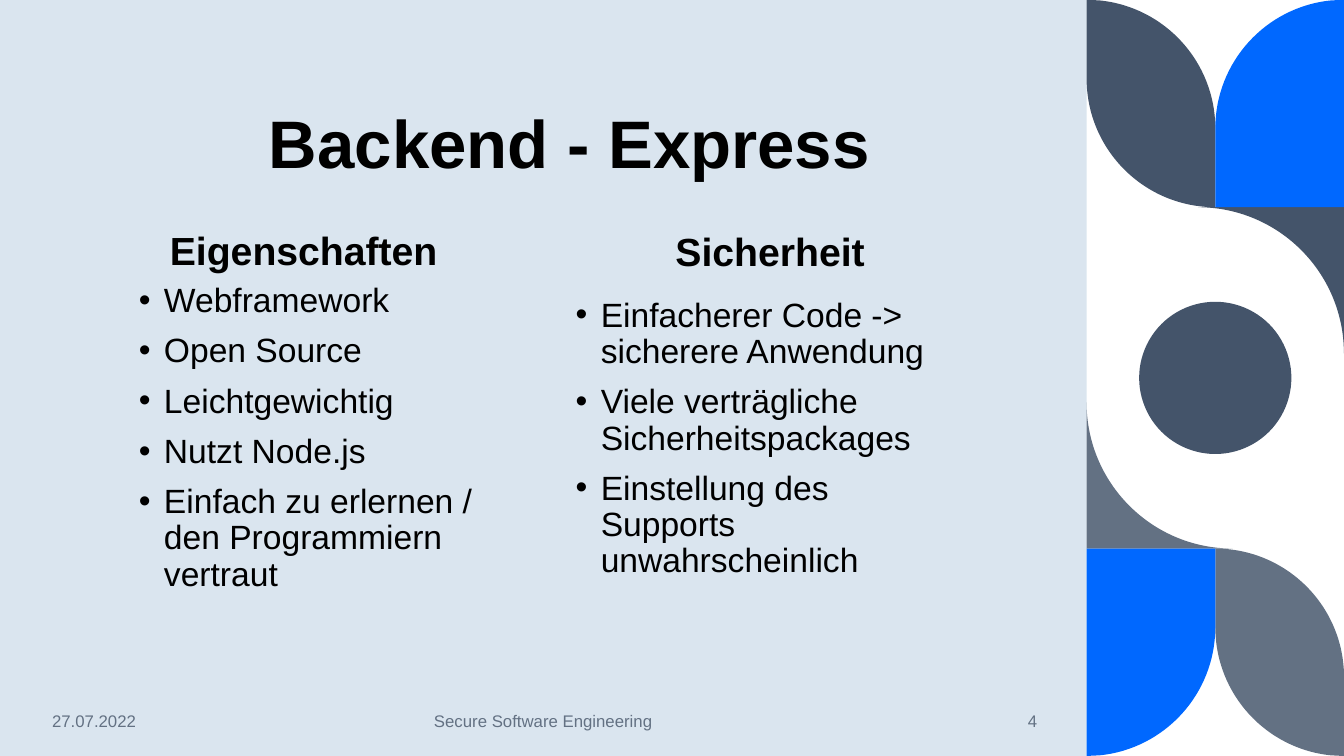
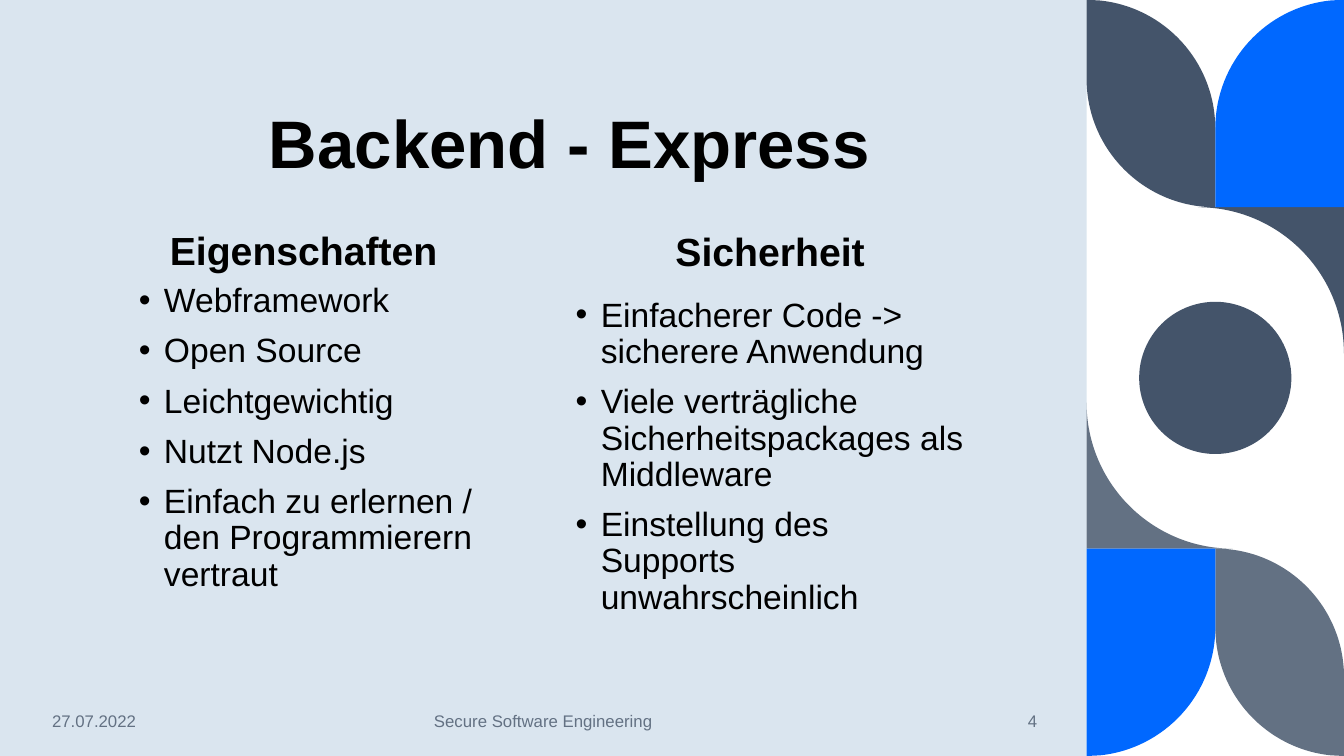
Before and after one commit to BranAndSceolan/SSE-Notes, a slide deck: slide 4 of documentation/Notiz-App.pptx. Drawn at 1344x756 pixels with LibreOffice and Linux fonts; fonts in the diff are those of the drawing. Boxes give left, top, right and bottom in pixels: in the first picture for what was removed or moved away, otherwise in the second. Text is boxed around its words. In the diff, an @@ line names an element or a change of style, - is before the commit and + after.

```diff
--- a/documentation/Notiz-App.pptx
+++ b/documentation/Notiz-App.pptx
@@ text at (601, 302, 923, 610): less space between paragraphs @@
@@ text at (601, 388, 963, 487): text changed @@
-• Viele verträgliche Sicherheitspackages
+• Viele verträgliche Sicherheitspackages als Middleware
@@ text at (164, 488, 472, 587): text changed @@
-• Einfach zu erlernen / den Programmiern vertraut
+• Einfach zu erlernen / den Programmierern vertraut
```
Also in this commit, not shown: 30 other slides changed, 3 other files.
